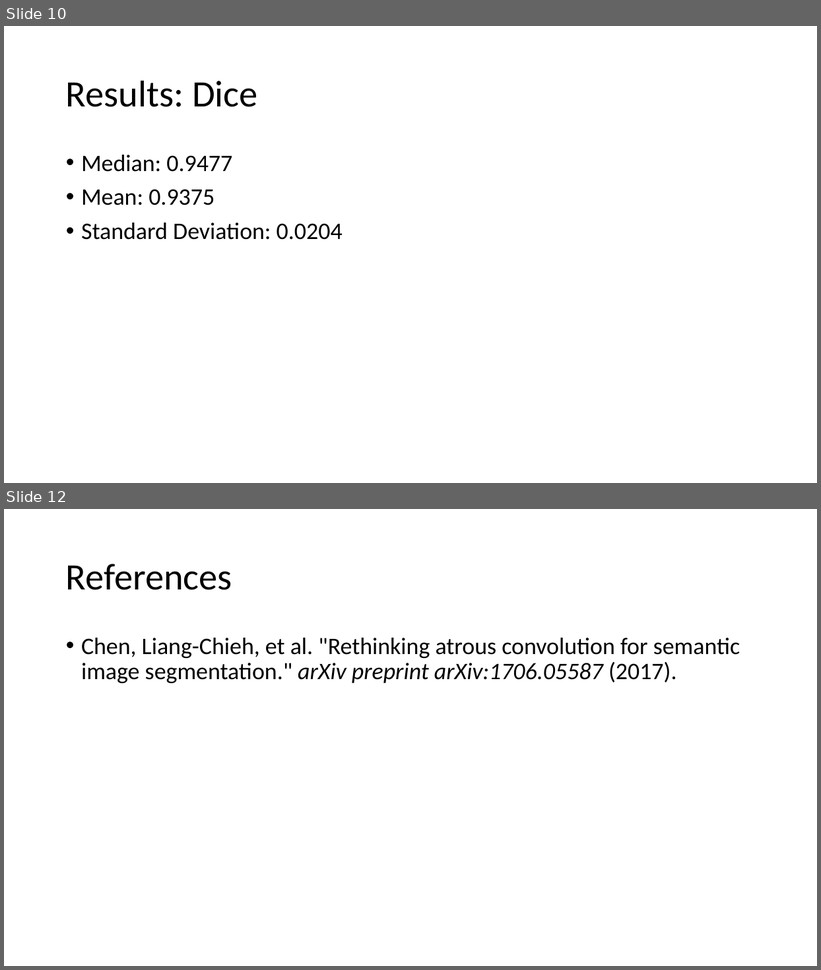
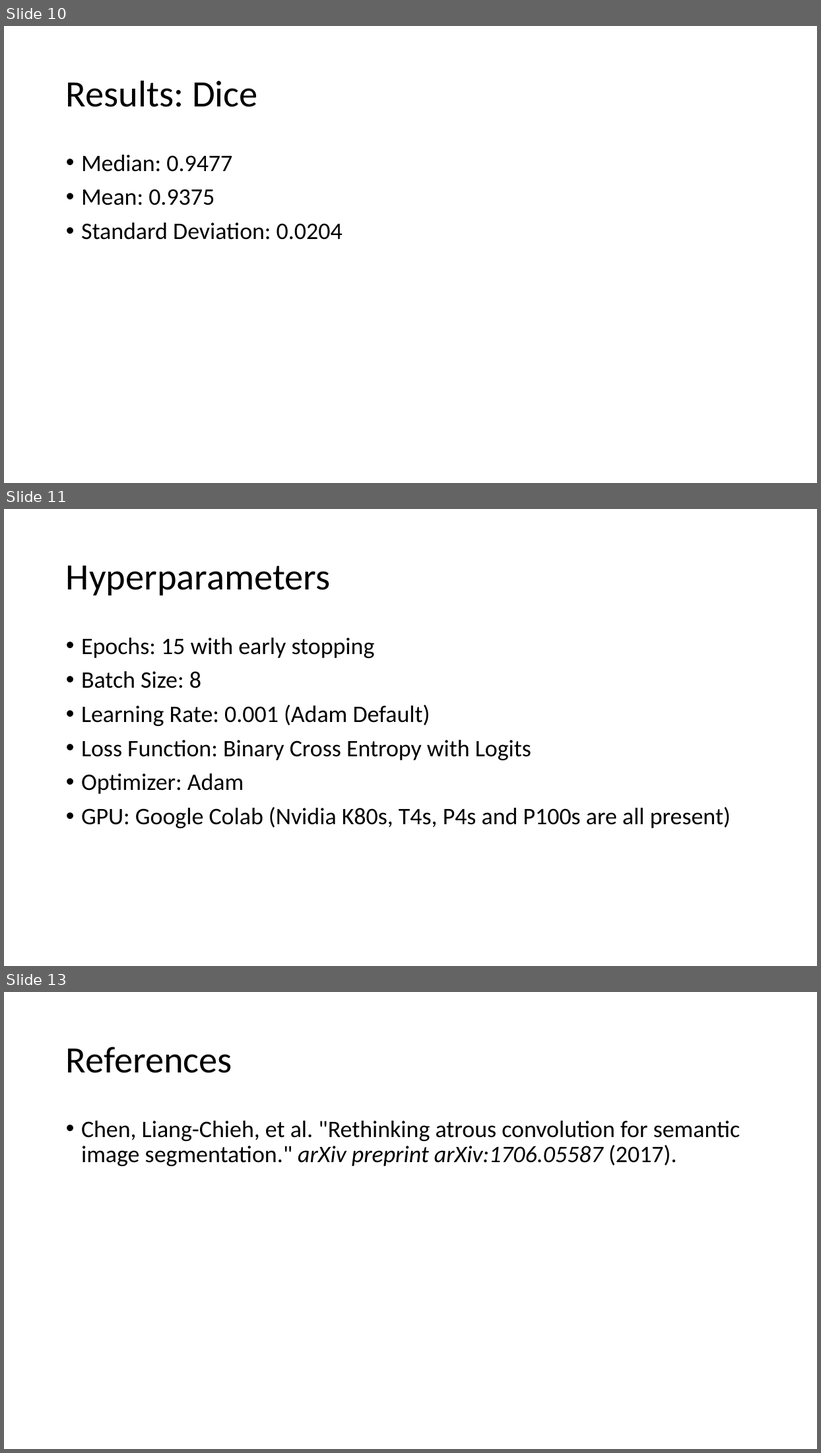
Before and after one commit to DanielY1783/deep_learning_medical_imaging, a slide deck: homework/assignment3/presentation/Yan_yand1.pptx. Shown one above the other, each under a label of ours: slides 10 and 12 before the commit, slides 10, 11 and 13 after it; the slides between them are not shown. The pictures are 821x970 and 821x1453 pixels, drawn with LibreOffice and Linux fonts; fonts in the diff are those of the drawing. Boxes give left, top, right and bottom in pixels: in the first picture for what was removed or moved away, otherwise in the second. Text is boxed around its words. In the diff, an @@ line names an element or a change of style, - is before the commit and + after.

```diff
--- a/homework/assignment3/presentation/Yan_yand1.pptx
+++ b/homework/assignment3/presentation/Yan_yand1.pptx
@@ slide 11 added at (4, 509, 817, 966), background #FFFFFF @@
@@ title added at (66, 565, 331, 595), 44 pt, text #000000 @@
+Hyperparameters
@@ text added at (81, 638, 731, 828), 28 pt, text #000000 @@
+• Epochs: 15 with early stopping
+• Batch Size: 8
+• Learning Rate: 0.001 (Adam Default)
+• Loss Function: Binary Cross Entropy with Logits
+• Optimizer: Adam
+• GPU: Google Colab (Nvidia K80s, T4s, P4s and P100s are all present)
@@ what was slide 12 is now slide 13 @@
```
Also in this commit, not shown: 2 slides changed, 1 other slide added, 1 slide removed, 2 other files.
